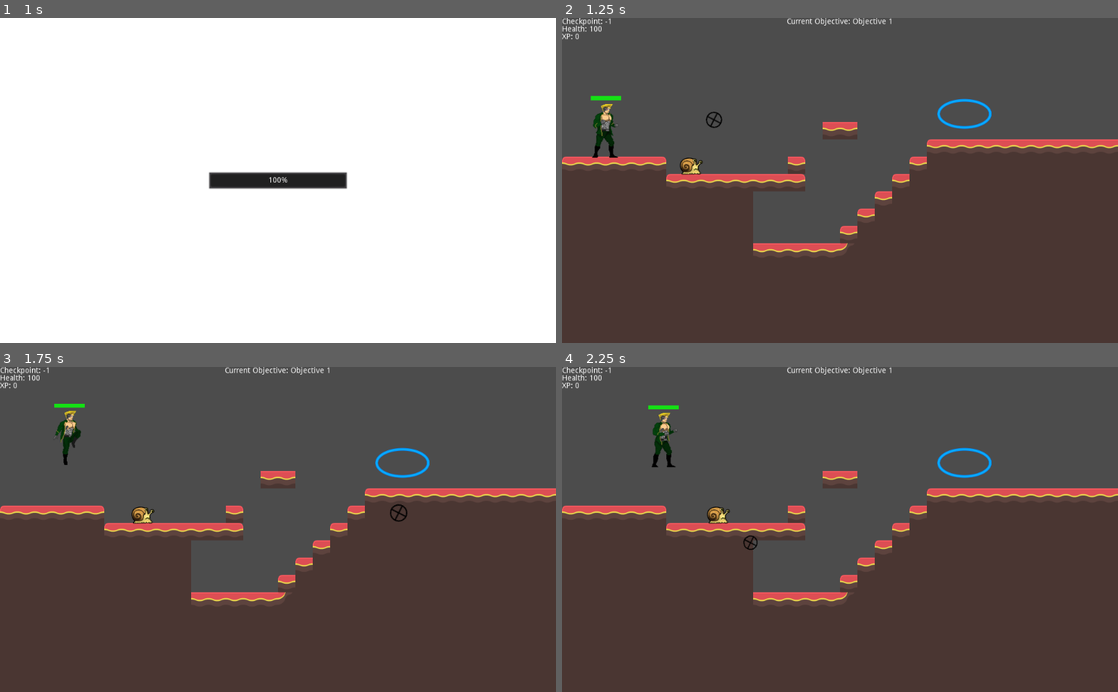
Above: before the commit, frames 1-4 (two rows, left to right).
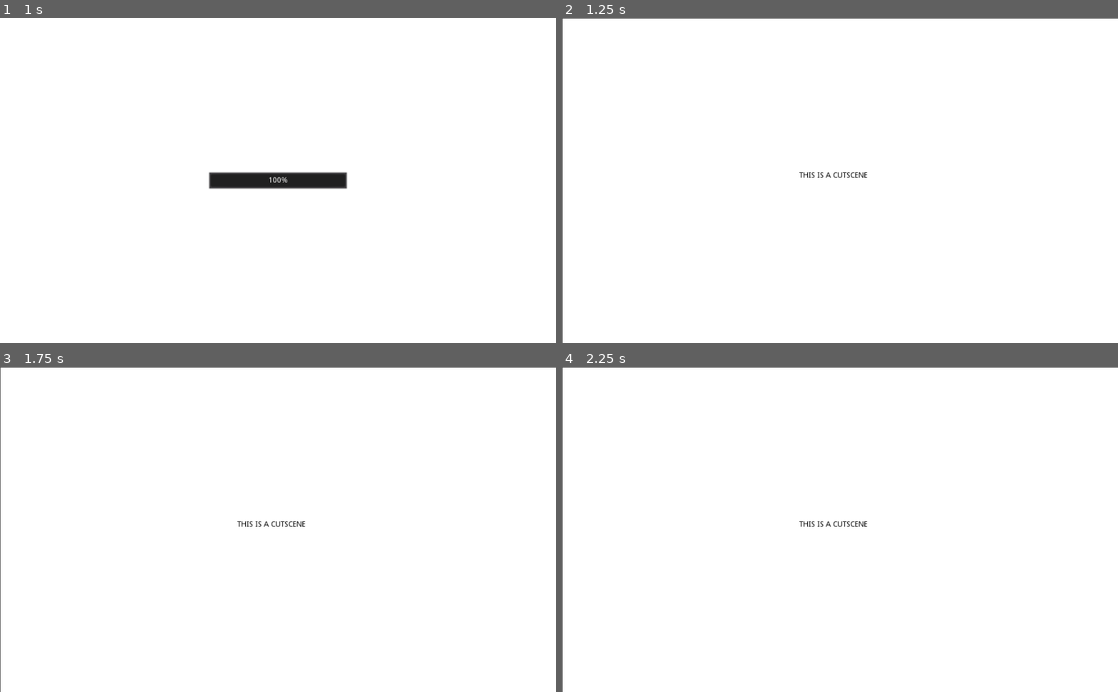
Above: after the commit, the same moments.

Repository: jfdoming/Project-B
Game: Godot game, scene res://scenes/LevelSelection.tscn
The game is run twice, just before and just after one commit, with the same random seed, the same clock (stepped at 60 frames per second) and the same inputs. This scene is started directly instead of the project's main scene.
Inputs (mouse positions are in pixels of both pictures, inside the frame that each line leads up to):
- Up to frame 1 (1 s): click "level 2" at 0.5 s
- Up to frame 2 (1.25 s): no input
- Up to frame 3 (1.75 s): move the mouse to (400, 513) at 1.27 s; hold Right (ui_right) from 1.28 s (still down); click (400, 513) at 1.35 s; tap Space (ui_select) at 1.52 s
- Up to frame 4 (2.25 s): keep holding Right (ui_right); move the mouse to (728, 545) at 2.02 s; tap F (fire_chest) at 2.1 s

Frame 1 is identical in both runs. In frame 2, 100% of the frame differs, in the area x 0-100%, y 0-100%; in frame 3, 100%; in frame 4, 100%.

Commit message:
Added basic cutscene support at the start of a level

Diff:
--- a/LevelSelectBox.gd
+++ b/LevelSelectBox.gd
@@ -4,6 +4,9 @@
 export var level_name = ""
 #set to name on button
 export var level_box_name = ""
+#set to cutscene scene name, same format as level_name
+export var cutscene_name = ""
+export var play_cutscene_at_start = false
 export var is_unlocked = false
 export var is_completed = false
 
@@ -38,11 +41,12 @@
 	else:
 		index = CheckLevelUnlocked.indexes[self.name]
 
-
-
 func _ready():
 	enable_or_disable()
 
 func _on_LevelButton_pressed():
 	#requires levels to be in the same folder
-	Root.goto_scene("scenes/" + level_name)
+	if play_cutscene_at_start == false:
+		Root.goto_scene("scenes/" + level_name)
+	else:
+		Root.goto_scene("scenes/" + cutscene_name, level_name)
--- /dev/null
+++ b/scenes/CutsceneBase.gd
@@ -0,0 +1,12 @@
+extends Node
+
+#make this the root of the cutscene scene
+
+var level
+
+func receive_params(level_name):
+	level = level_name
+
+#call when cutscene is over
+func goto_level():
+	Root.goto_scene("scenes/" + level)
--- /dev/null
+++ b/scenes/CutsceneBase.tscn
@@ -0,0 +1,6 @@
+[gd_scene load_steps=2 format=2]
+
+[ext_resource path="res://scenes/CutsceneBase.gd" type="Script" id=1]
+
+[node name="CutsceneBase" type="Node2D"]
+script = ExtResource( 1 )
--- /dev/null
+++ b/scenes/CutsceneTest.tscn
@@ -0,0 +1,48 @@
+[gd_scene load_steps=4 format=2]
+
+[ext_resource path="res://scenes/CutsceneBase.gd" type="Script" id=1]
+
+[sub_resource type="GDScript" id=1]
+script/source = "extends CanvasLayer
+
+
+func _ready():
+	yield(get_tree().create_timer(3.0), \"timeout\")
+	get_owner().goto_level()
+"
+
+[sub_resource type="StyleBoxFlat" id=2]
+bg_color = Color( 1, 1, 1, 1 )
+
+[node name="CutsceneBase" type="Node2D"]
+script = ExtResource( 1 )
+
+[node name="CanvasLayer" type="CanvasLayer" parent="."]
+script = SubResource( 1 )
+
+[node name="ColorRect" type="ColorRect" parent="CanvasLayer"]
+anchor_right = 1.0
+anchor_bottom = 1.0
+margin_left = 1.29236
+margin_top = 1.29236
+margin_right = 1.29236
+margin_bottom = 1.29236
+__meta__ = {
+"_edit_use_anchors_": false
+}
+
+[node name="TextEdit" type="TextEdit" parent="CanvasLayer/ColorRect"]
+anchor_left = 0.5
+anchor_top = 0.5
+anchor_right = 0.5
+anchor_bottom = 0.5
+margin_left = -76.0
+margin_top = -21.5
+margin_right = 76.0
+margin_bottom = 21.5
+custom_styles/normal = SubResource( 2 )
+custom_colors/font_color = Color( 0, 0, 0, 1 )
+text = "THIS IS A CUTSCENE"
+__meta__ = {
+"_edit_use_anchors_": false
+}
--- a/scenes/LevelSelection.tscn
+++ b/scenes/LevelSelection.tscn
@@ -111,6 +111,8 @@
 margin_bottom = 232.0
 level_name = "Level2"
 level_box_name = "level 2"
+cutscene_name = "CutsceneTest"
+play_cutscene_at_start = true
 is_unlocked = true
 
 [node name="Control2" parent="MarginContainer/GridContainer" instance=ExtResource( 1 )]
--- a/scenes/Sidescroller.gd
+++ b/scenes/Sidescroller.gd
@@ -8,7 +8,6 @@
 var objective_index = 0
 var objectives_count
 var level_complete = false
-
 
 func _enter_tree():
 	if objectives.empty() == true:
Not shown: 1 places in scenes/LevelSelection.tscn that only renumber resources
